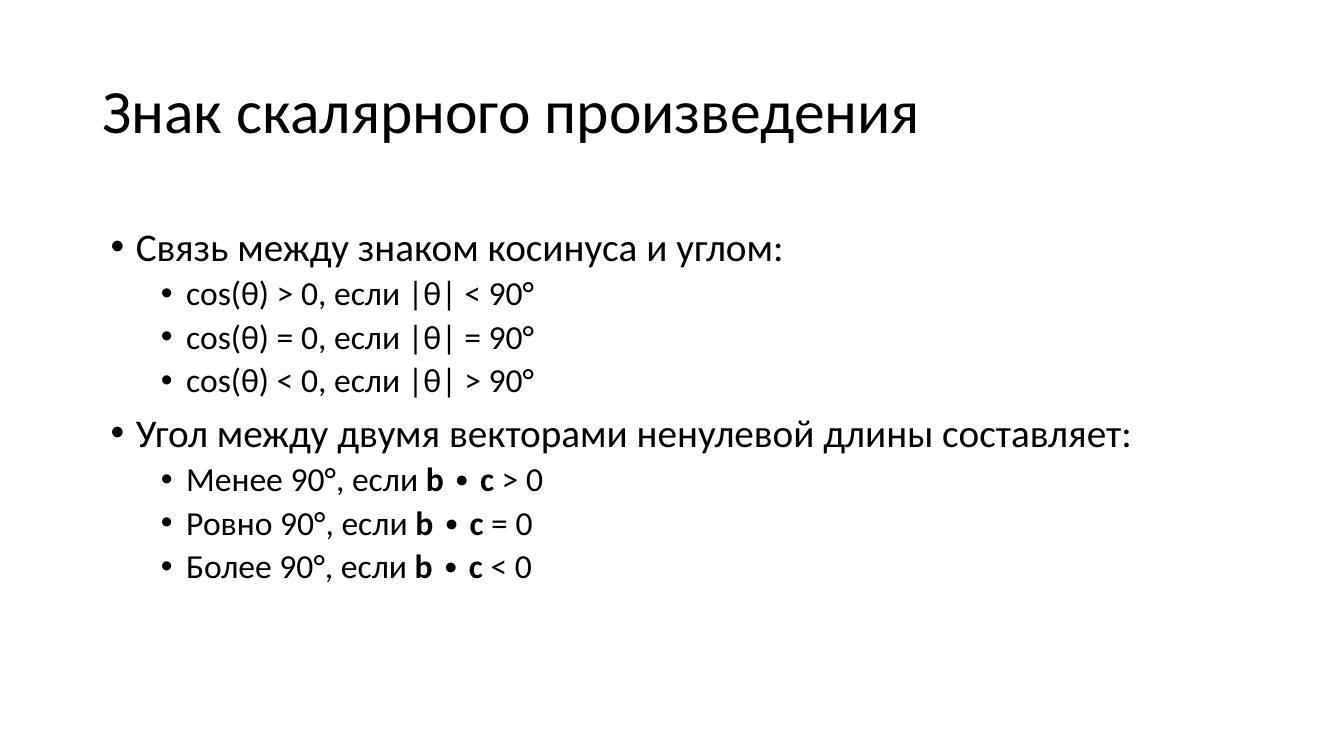
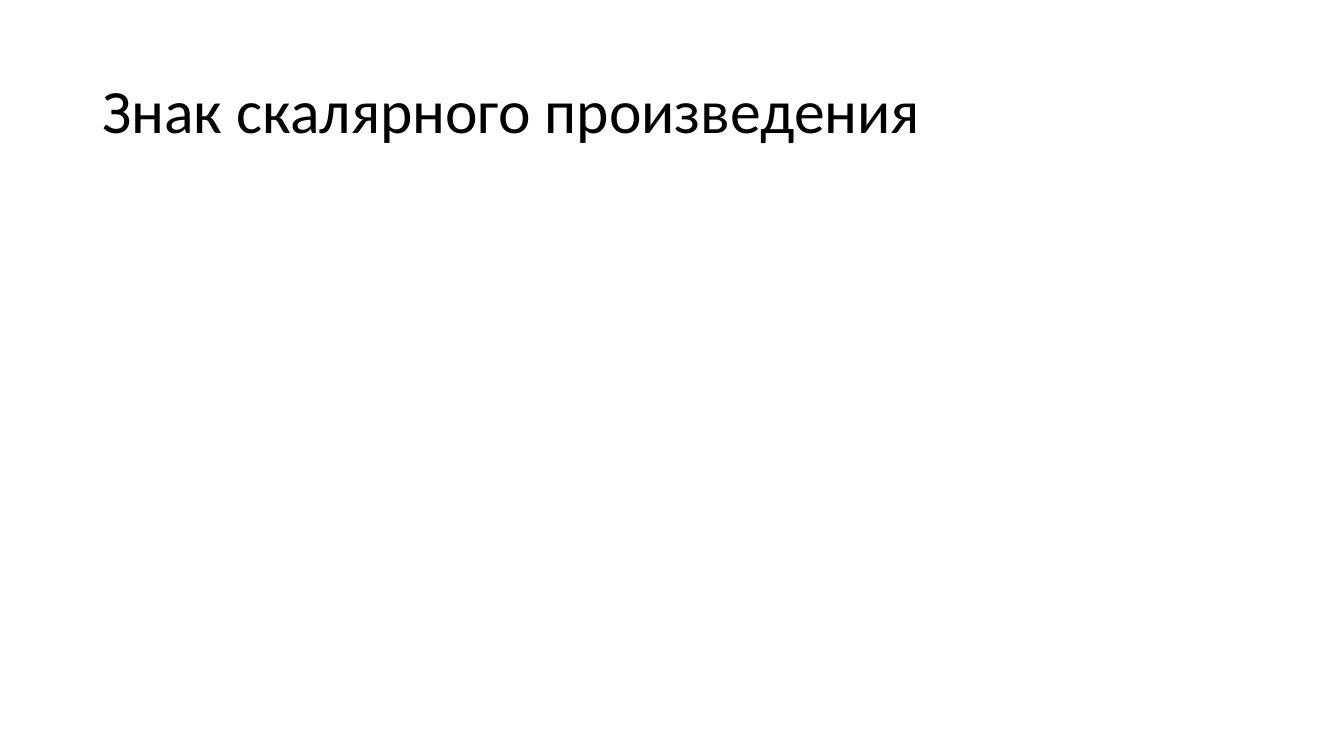
Before and after one commit to alexey-malov/cg-course, a slide deck: slide 33 of lectures/04 - Векторный анализ, трансформации и матрицы.pptx (slide 36 before the commit). Drawn at 1344x756 pixels with LibreOffice and Linux fonts; fonts in the diff are those of the drawing; grey boxes stand for pictures. Boxes give left, top, right and bottom in pixels: in the first picture for what was removed or moved away, otherwise in the second. Text is boxed around its words. In the diff, an @@ line names an element or a change of style, - is before the commit and + after.

```diff
--- a/lectures/04 - Векторный анализ, трансформации и матрицы.pptx
+++ b/lectures/04 - Векторный анализ, трансформации и матрицы.pptx
@@ text removed at (x1=136, y1=235, x2=1132, y2=582) @@
-• Связь между знаком косинуса и углом:
-  • cos(θ) > 0, если |θ| < 90°
-  • cos(θ) = 0, если |θ| = 90°
-  • cos(θ) < 0, если |θ| > 90°
-• Угол между двумя векторами ненулевой длины составляет:
-  • Менее 90°, если b ∙ c > 0
-  • Ровно 90°, если b ∙ c = 0
-  • Более 90°, если b ∙ c < 0
```
Also in this commit, not shown: 26 other slides changed, 1 slide added, 4 slides removed, 31 other files.
